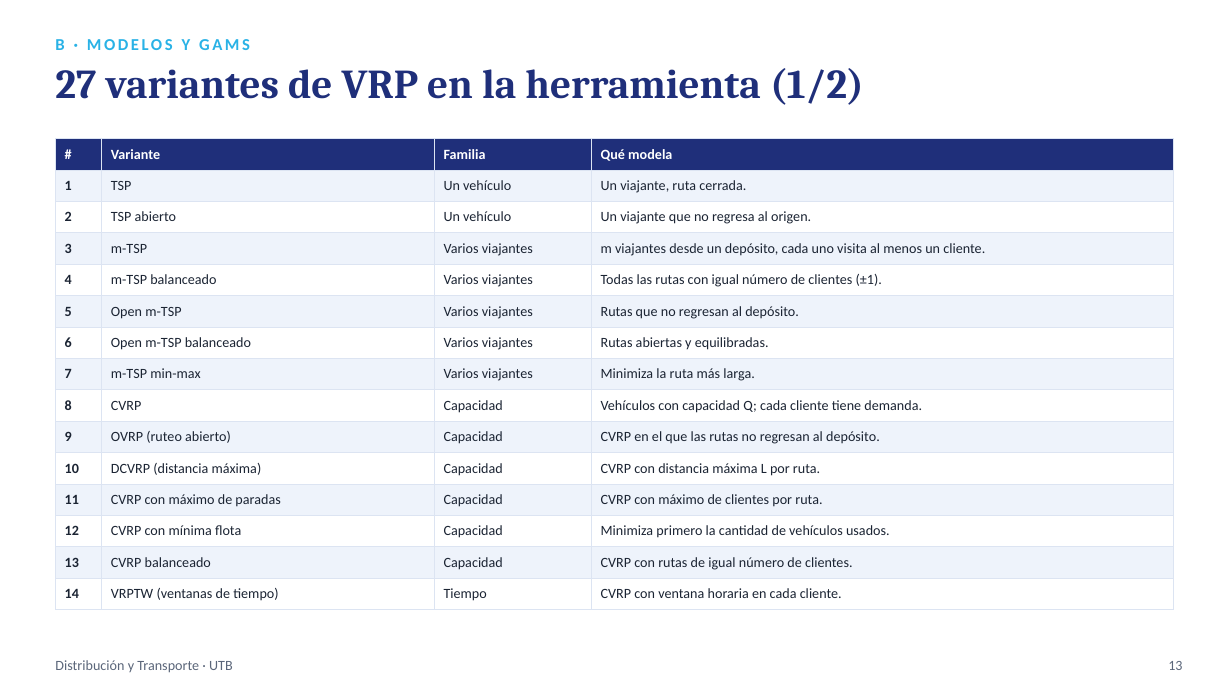
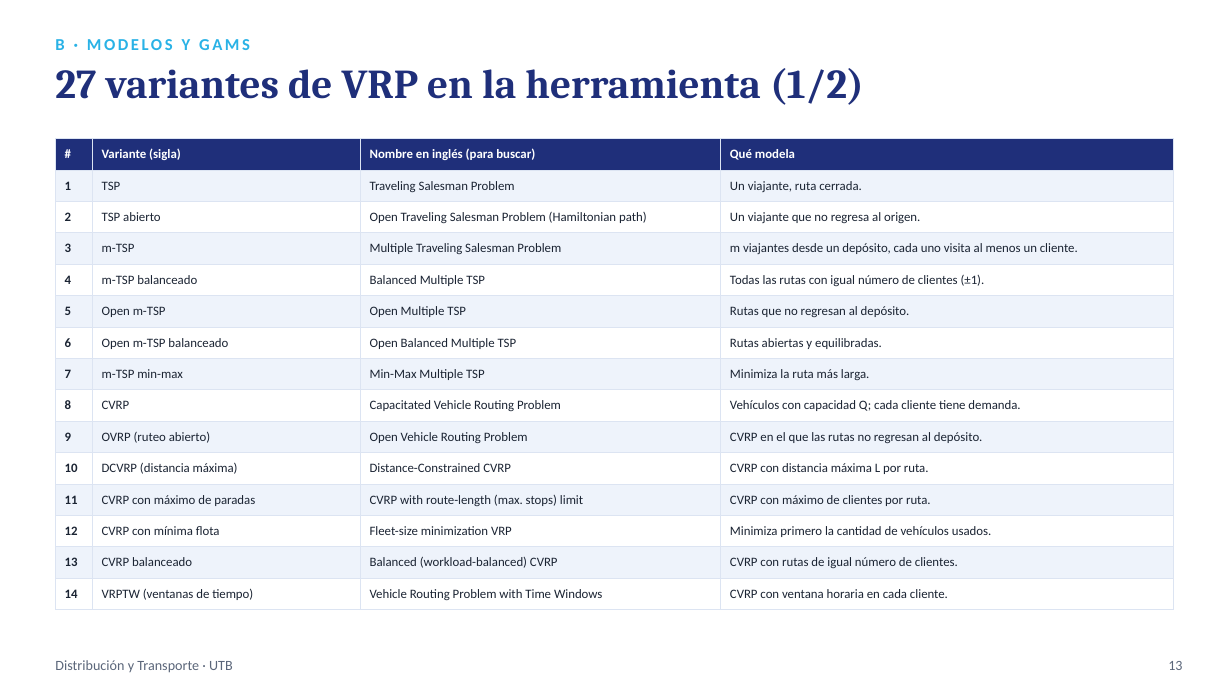
Before and after one commit to sebastianslg/grafosapp, a slide deck: slide 13 of Exposicion_Ruteo_de_Vehiculos.pptx. Drawn at 1232x693 pixels with LibreOffice and Linux fonts; fonts in the diff are those of the drawing. Boxes give left, top, right and bottom in pixels: in the first picture for what was removed or moved away, otherwise in the second. Text is boxed around its words. In the diff, an @@ line names an element or a change of style, - is before the commit and + after.

```diff
--- a/Exposicion_Ruteo_de_Vehiculos.pptx
+++ b/Exposicion_Ruteo_de_Vehiculos.pptx
@@ table at (55,139,1174,604) @@
-row 1, column 2: Variante
+row 1, column 2: Variante (sigla)
-row 1, column 3: Familia
+row 1, column 3: Nombre en inglés (para buscar)
-row 2, column 3: Un vehículo
+row 2, column 3: Traveling Salesman Problem
-row 3, column 3: Un vehículo
+row 3, column 3: Open Traveling Salesman Problem (Hamiltonian path)
-row 4, column 3: Varios viajantes
+row 4, column 3: Multiple Traveling Salesman Problem
-row 5, column 3: Varios viajantes
+row 5, column 3: Balanced Multiple TSP
-row 6, column 3: Varios viajantes
+row 6, column 3: Open Multiple TSP
-row 7, column 3: Varios viajantes
+row 7, column 3: Open Balanced Multiple TSP
-row 8, column 3: Varios viajantes
+row 8, column 3: Min-Max Multiple TSP
-row 9, column 3: Capacidad
+row 9, column 3: Capacitated Vehicle Routing Problem
-row 10, column 3: Capacidad
+row 10, column 3: Open Vehicle Routing Problem
-row 11, column 3: Capacidad
+row 11, column 3: Distance-Constrained CVRP
-row 12, column 3: Capacidad
+row 12, column 3: CVRP with route-length (max. stops) limit
-row 13, column 3: Capacidad
+row 13, column 3: Fleet-size minimization VRP
-row 14, column 3: Capacidad
+row 14, column 3: Balanced (workload-balanced) CVRP
-row 15, column 3: Tiempo
+row 15, column 3: Vehicle Routing Problem with Time Windows
@@ size 11 to 10 pt in "#", "Qué modela", "1", "TSP" and 40 more places @@
```
Also in this commit, not shown: 8 other slides changed, 4 other files.
